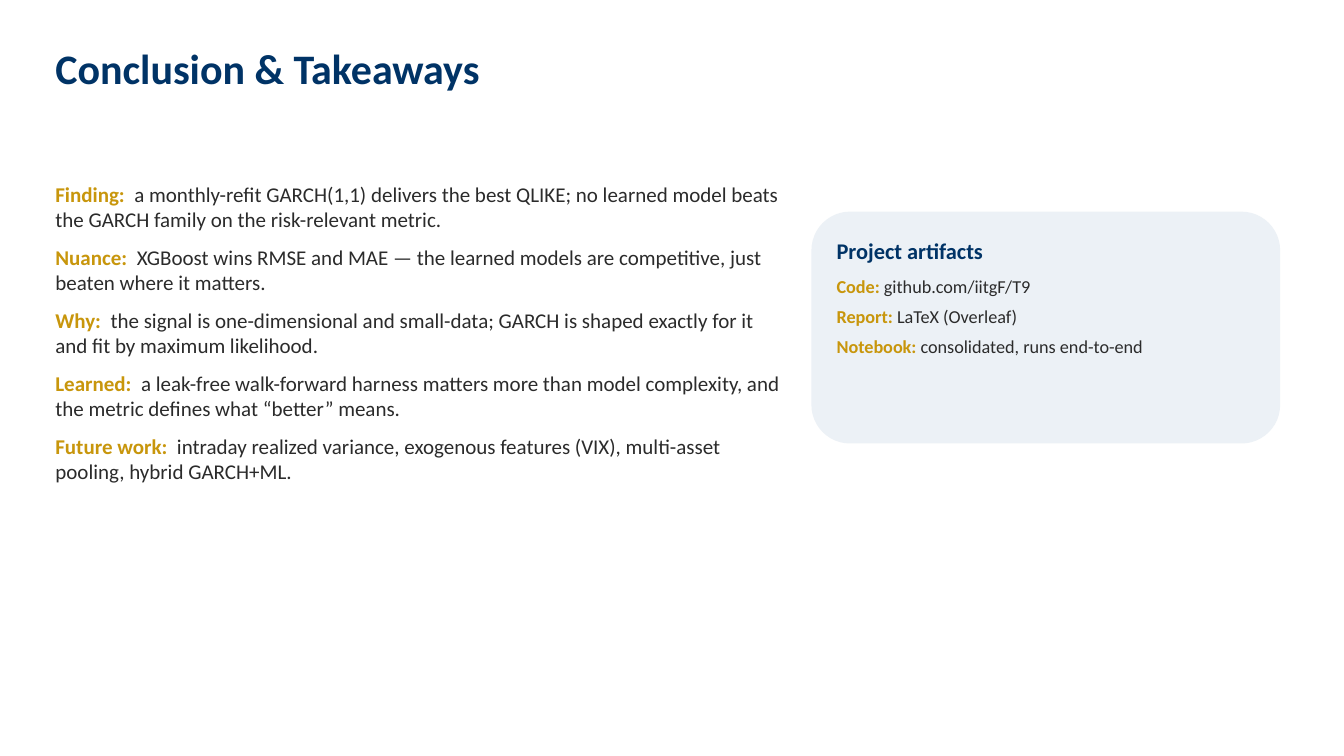
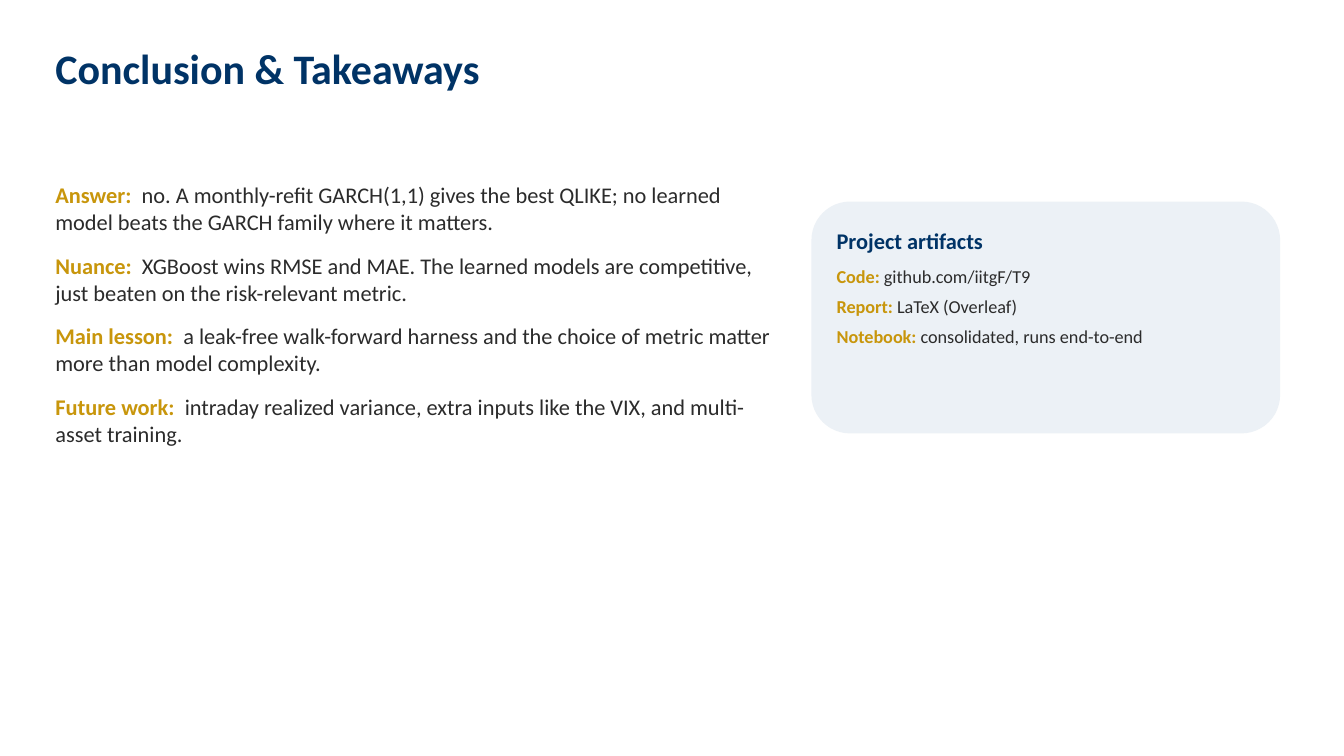
Before and after one commit to iitgF/T9, a slide deck: slide 12 of Project_Video_Presentation.pptx (slide 8 before the commit). Drawn at 1344x756 pixels with LibreOffice and Linux fonts; fonts in the diff are those of the drawing. Boxes give left, top, right and bottom in pixels: in the first picture for what was removed or moved away, otherwise in the second. Text is boxed around its words. In the diff, an @@ line names an element or a change of style, - is before the commit and + after.

```diff
--- a/Project_Video_Presentation.pptx
+++ b/Project_Video_Presentation.pptx
@@ text at <box>55,187,770,446</box>: text changed; size 15 to 16 pt @@
-Finding: a monthly-refit GARCH(1,1) delivers the best QLIKE; no learned model beats the GARCH family on the risk-relevant metric.
-Nuance: XGBoost wins RMSE and MAE — the learned models are competitive, just beaten where it matters.
-Why: the signal is one-dimensional and small-data; GARCH is shaped exactly for it and fit by maximum likelihood.
-Learned: a leak-free walk-forward harness matters more than model complexity, and the metric defines what “better” means.
-Future work: intraday realized variance, exogenous features (VIX), multi-asset pooling, hybrid GARCH+ML.
+Answer: no. A monthly-refit GARCH(1,1) gives the best QLIKE; no learned model beats the GARCH family where it matters.
+Nuance: XGBoost wins RMSE and MAE. The learned models are competitive, just beaten on the risk-relevant metric.
+Main lesson: a leak-free walk-forward harness and the choice of metric matter more than model complexity.
+Future work: intraday realized variance, extra inputs like the VIX, and multi-asset training.
@@ rounded rectangle: place and size @@
-rounded rectangle at <box>812,212,1280,444</box>
+rounded rectangle at <box>812,202,1280,434</box>
@@ text "Project artifacts": place and size @@
-text "Project artifacts" at <box>837,243,1143,355</box>
+text "Project artifacts" at <box>837,233,1143,345</box>
```
Also in this commit, not shown: 5 other slides changed, 6 slides added, 2 slides removed, 1 other file.
